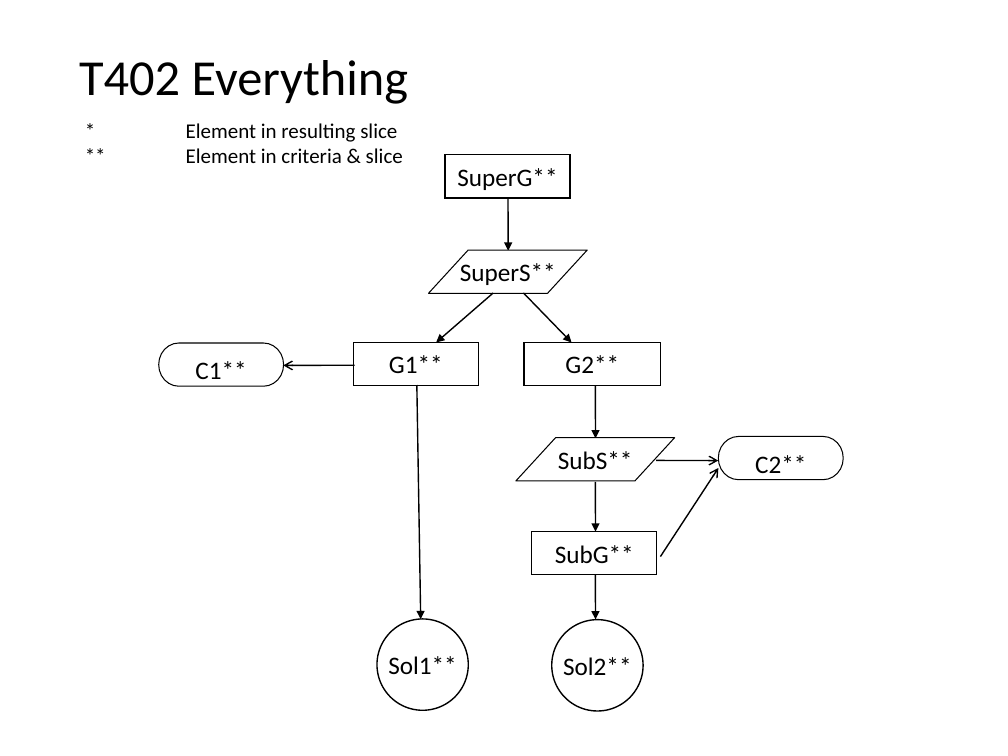
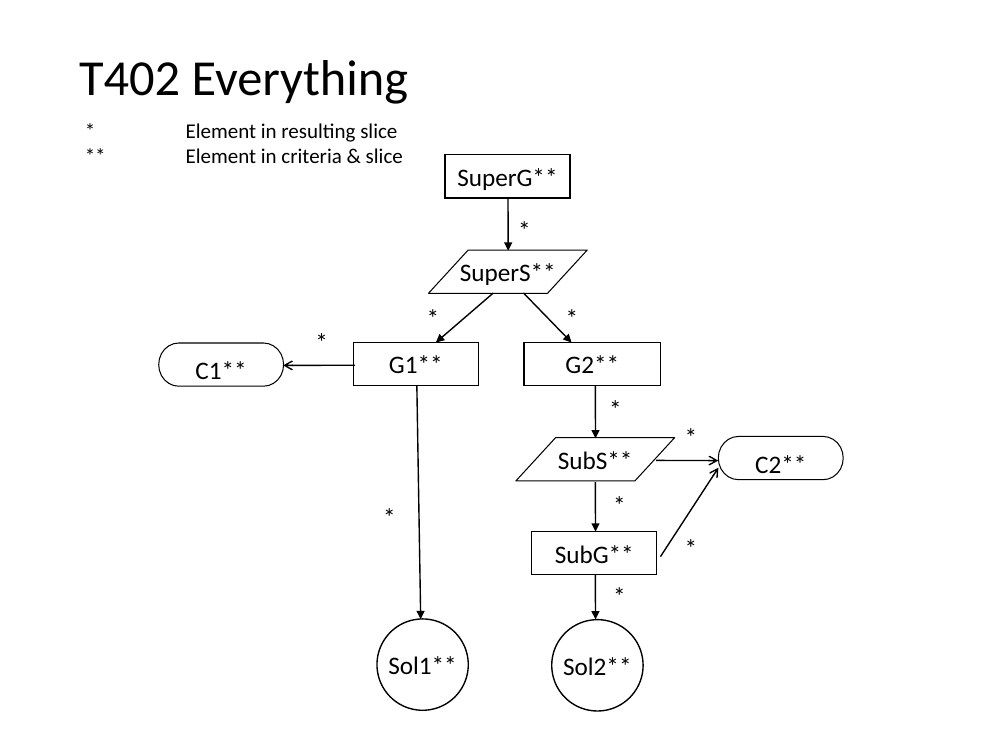
Before and after one commit to nlsfung/MMINT_Examples, a slide deck: slide 27 of GSNSliceReviseTestSuite/TestSuite.ppt. Drawn at 1008x756 pixels with LibreOffice and Linux fonts; fonts in the diff are those of the drawing. Boxes give left, top, right and bottom in pixels: in the first picture for what was removed or moved away, otherwise in the second. Text is boxed around its words. In the diff, an @@ line names an element or a change of style, - is before the commit and + after.

```diff
--- a/GSNSliceReviseTestSuite/TestSuite.ppt
+++ b/GSNSliceReviseTestSuite/TestSuite.ppt
@@ text added at [508,210,540,250], 18 pt, text #000000 @@
+*
@@ text added at [416,297,449,338], 18 pt, text #000000 @@
+*
@@ text added at [555,297,588,338], 18 pt, text #000000 @@
+*
@@ text added at [305,322,338,362], 18 pt, text #000000 @@
+*
@@ text added at [599,389,631,429], 18 pt, text #000000 @@
+*
@@ text added at [674,416,707,457], 18 pt, text #000000 @@
+*
@@ text added at [373,496,405,536], 18 pt, text #000000 @@
+*
@@ text added at [603,484,635,524], 18 pt, text #000000 @@
+*
@@ text added at [674,527,707,568], 18 pt, text #000000 @@
+*
@@ text added at [603,576,635,616], 18 pt, text #000000 @@
+*
```
Also in this commit, not shown: 21 other slides changed, 1 other file.
